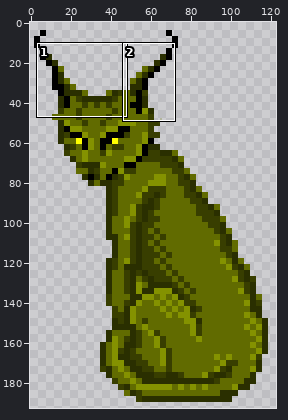
Two states of a sprite sheet, assets/img/lynx.png. Above: a wide view before the commit, with the close-up outlined.
Close-up. Earlier state:
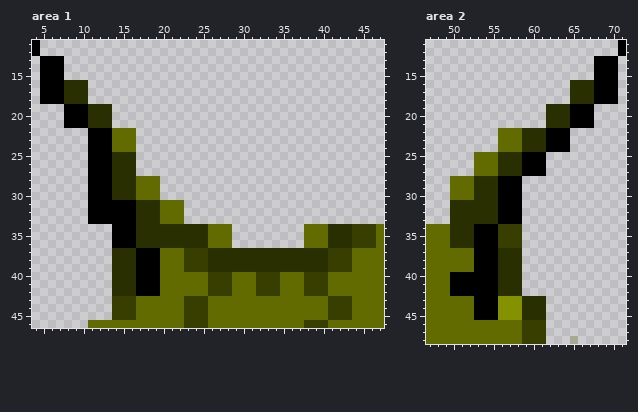
The file is 207x193 pixels. Pixels under 10% opacity are left out. Colours within 5 levels of each other are drawn and written as one. Shown: area 1: x 4..47, y 11..46; area 2: x 47..71, y 11..48. The wide view leaves out empty margins. The commit also changed other parts of the picture, which this record leaves out.
After:
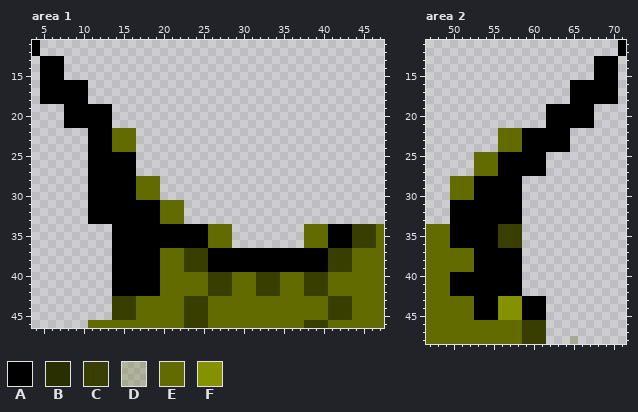
Palette (. is transparent): A #000000  B #2a2f00  C #383e00  D #616b003f  E #616b00  F #849200
From old to new:
Area 1:
Colour B becomes colour A in rows 16 to 18 at x 8 to 10; in rows 19 to 21 at x 11 to 13; in rows 25 to 30 at x 14 to 16; in rows 31 to 33 at x 17 to 19; in rows 34 to 36 at x 17 to 25 and 41 to 43; in rows 37 to 39 at x 14 to 16 and 26 to 40.
Colour B becomes colour A in rows 40 to 42 at x 14 to 16.
Area 2:
Colour B becomes colour A in rows 16 to 18 at x 65 to 67; in rows 19 to 21 at x 62 to 64; in rows 22 to 24 at x 59 to 61; in rows 25 to 27 at x 56 to 58; in rows 28 to 30 at x 53 to 55; in rows 31 to 33 at x 50 to 55.
Colour B becomes colour A in rows 34 to 36 at x 50 to 52; in rows 37 to 42 at x 56 to 58; in rows 43 to 45 at x 59 to 61.
Changed places in both close-ups, as pixel boxes (x1, y1, x2, y2):
changed: (64, 80, 352, 296)
changed: (450, 80, 594, 320)
